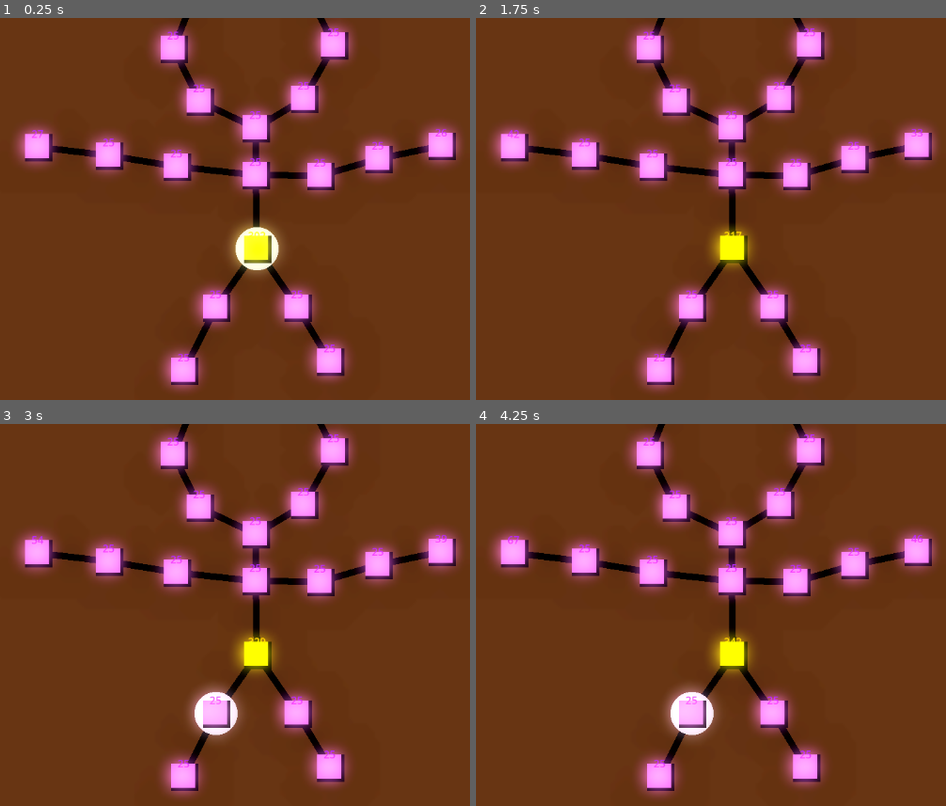
Above: before the commit, frames 1-4 (two rows, left to right).
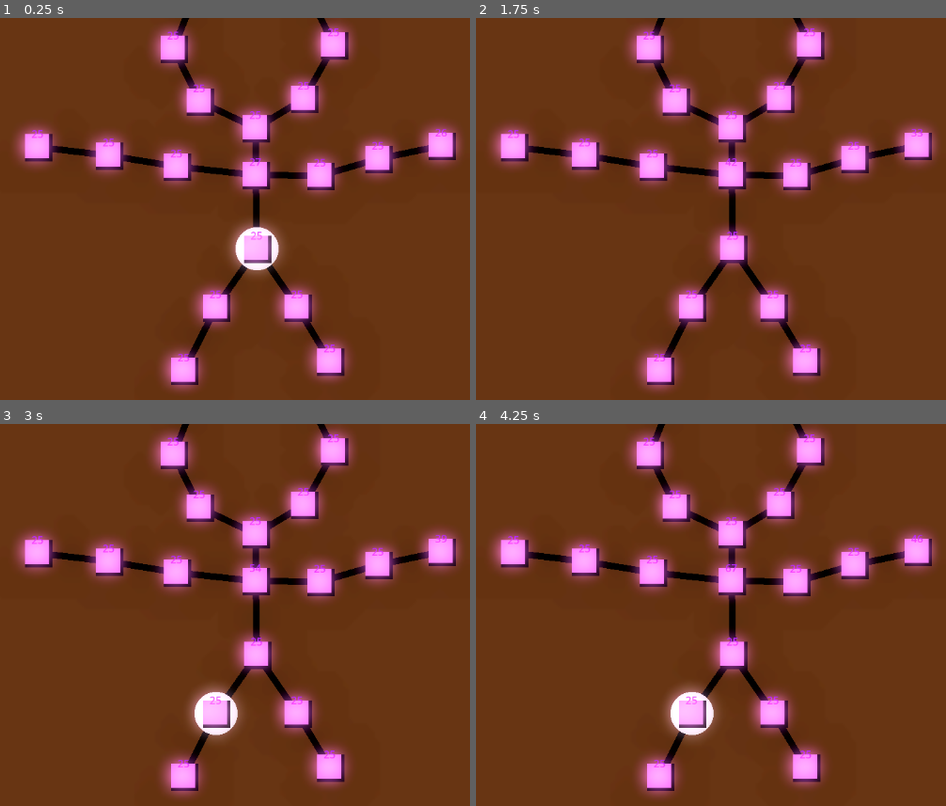
Above: after the commit, the same moments.

Repository: syshotdev/RiskyStrats
Game: Godot game, scene res://main.tscn
Two runs of this game, one before a commit and one after it. Both use one fixed random seed, a clock stepped at 60 frames per second and the inputs below.
Inputs (mouse positions are in pixels of both pictures, inside the frame that each line leads up to):
- Up to frame 1 (0.25 s): no input
- Up to frame 2 (1.75 s): tap Enter at 0.5 s; move the mouse to (899, 209) at 0.52 s; tap Q (Tier1) at 0.6 s; click (899, 209) at 0.67 s; tap Space at 1.25 s; move the mouse to (584, 251) at 1.27 s; tap W (Tier2) at 1.35 s; click (584, 251) at 1.42 s
- Up to frame 3 (3 s): tap Enter at 2 s; move the mouse to (333, 542) at 2.02 s; tap E (Tier3) at 2.1 s; click (333, 542) at 2.17 s; tap Space at 2.75 s; move the mouse to (220, 718) at 2.77 s; tap R (Tier4) at 2.85 s; click (220, 718) at 2.92 s
- Up to frame 4 (4.25 s): tap Enter at 3.5 s; move the mouse to (outside the picture) at 3.52 s; tap Q (Tier1) at 3.6 s; click (outside the picture) at 3.67 s

The runs differ from the first frame. In frame 1, 0.8% of the frame differs, in the area x 8-59%, y 29-66%; in frame 2, 0.9%; in frame 3, 0.9%; in frame 4, 0.9%, in the area x 6-59%, y 29-66%.

Commit message:
Added power plant, I don't know if it works. Will clean up later.

Diff:
--- a/Objects/GameNode/GameNode.gd
+++ b/Objects/GameNode/GameNode.gd
@@ -11,6 +11,7 @@
 @export var unitGenerator : UnitGenerator
 
 var neigbors : Array[GameNode] = [] # Neighboring nodes
+var powerPlants : Dictionary # Neighboring power plants, Key: GameNode, Value: 0
 
 
 func tick(delta):
@@ -40,8 +41,34 @@
 	unitCalculator.addUnit(unit)
 
 
+func addPowerPlant(node : GameNode):
+	powerPlants[node] = 0
+	unitGenerator.calculateEffectiveness()
+
+
+func removePowerPlant(node : GameNode):
+	powerPlants.erase(node)
+	unitGenerator.calculateEffectiveness()
+
+# When neighbor captured,
+func neighborCaptured(node : GameNode):
+	unitGenerator.checkIfCanAddBuffs(node)
+	self.removePowerPlant(node)
+
+
+func selfCaptured():
+	for node in neigbors:
+		node.neighborCaptured(self)
+
+
+func changedToPowerPlant():
+	for node in neigbors:
+		node.addPowerPlant(self)
+
+
 func updateCurrentColor(color : GameColors.colors):
 	currentColor = color
+	selfCaptured()
 
 
 func onUnitGeneratorReady():
--- a/Objects/GameNode/UnitCalculator.gd
+++ b/Objects/GameNode/UnitCalculator.gd
@@ -3,6 +3,8 @@
 # This exists to take less of the load off of the GameNode parent.
 # Calculates unit amounts, and keeps track of units
 
+
+# Sent when captured or "changed colors"
 signal updateColor(color : GameColors.colors)
 
 # For updating display stuff
--- a/Objects/GameNode/UnitGenerator.gd
+++ b/Objects/GameNode/UnitGenerator.gd
@@ -2,7 +2,7 @@
 
 class_name UnitGenerator
 
-signal updateBuildingType(newBuildingType : buildingType)
+signal changedToPowerPlant()
 
 enum buildingType{
 	NONE,
@@ -15,6 +15,10 @@
 
 # Rate default node generates per second
 const genRate : float = 5.0
+
+@export var parent : GameNode
+
+var effectiveness : float = 1 # Multiplier for genRate
 
 # This current building type
 var currentBuildingType : buildingType : set = changeBuildingType
@@ -33,10 +37,28 @@
 
 	return output
 
+# If self is artillery or power plant, then add buff or "add powerplant" to the node given.
+func checkIfCanAddBuffs(node : GameNode):
+	if currentBuildingType != buildingType.REACTOR:
+		return
+
+	# If node is current color, give buff.
+	if node.currentColor == parent.currentColor:
+		node.addPowerPlant(parent)
+	else:
+		node.removePowerPlant(parent)
+
+
+func calculateEffectiveness():
+	var numPowerPlants : int = parent.powerPlants.size()
+	effectiveness = 1 + (0.5 * numPowerPlants)
+
 
 func changeBuildingType(newType : buildingType):
-	#buildingType = newType
 	# Code for switching sprites based on type
 	# Maybe also updating neighbor nodes that they have powerplant next to them
-	updateBuildingType.emit(newType)
 	currentBuildingType = newType
+
+	# If we're a powerplant, send out a signal to update other nodes
+	if(currentBuildingType == buildingType.REACTOR):
+		changedToPowerPlant.emit()
--- a/Objects/GameNode/node.tscn
+++ b/Objects/GameNode/node.tscn
@@ -13,13 +13,13 @@
 
 [node name="GameNode" type="Node2D" node_paths=PackedStringArray("unitCalculator", "unitSender", "unitGenerator")]
 script = ExtResource("1_j8hsk")
-currentBuildingType = 1
 unitCalculator = NodePath("UnitCalculator")
 unitSender = NodePath("UnitSender")
 unitGenerator = NodePath("UnitGenerator")
 
-[node name="UnitGenerator" type="Node" parent="."]
+[node name="UnitGenerator" type="Node" parent="." node_paths=PackedStringArray("parent")]
 script = ExtResource("2_noxmq")
+parent = NodePath("..")
 
 [node name="UnitCalculator" type="Node" parent="."]
 script = ExtResource("2_0yb6h")
@@ -87,8 +87,8 @@
 grow_horizontal = 2
 grow_vertical = 2
 
+[connection signal="changedToPowerPlant" from="UnitGenerator" to="." method="changedToPowerPlant"]
 [connection signal="ready" from="UnitGenerator" to="." method="onUnitGeneratorReady"]
-[connection signal="updateBuildingType" from="UnitGenerator" to="." method="updateCurrentBuildingType"]
 [connection signal="addColorToDisplay" from="UnitCalculator" to="ColorManager" method="updateColorDisplay"]
 [connection signal="changeNodeColor" from="UnitCalculator" to="ColorManager" method="changeColor"]
 [connection signal="ready" from="UnitCalculator" to="." method="onUnitCalculatorReady"]
--- a/Objects/Map/Map.gd
+++ b/Objects/Map/Map.gd
@@ -31,10 +31,6 @@
 
 	for node in nodes:
 		node.addUnit(Unit.new(defaultNodeColor, 25))
-
-	# TEST FOR PAYLOAD SCRIPT, REMOVE LATER
-	if nodes.size() > 0:
-		nodes[0].addUnit(Unit.new(GameColors.colors.YELLOW, 300))
 
 
 # Gets the road's node1 and node2 and sets themselves as neighbors
--- a/Objects/Map/man_map.tscn
+++ b/Objects/Map/man_map.tscn
@@ -13,33 +13,30 @@
 
 [node name="GameNode" parent="Nodes" instance=ExtResource("2_4rc3m")]
 position = Vector2(0, 30)
+currentColor = 7
+currentBuildingType = 4
 
 [node name="GameNode6" parent="Nodes" instance=ExtResource("2_4rc3m")]
 position = Vector2(-2, -83)
-currentBuildingType = 0
+currentBuildingType = 1
 
 [node name="GameNode7" parent="Nodes" instance=ExtResource("2_4rc3m")]
 position = Vector2(-2, -155)
-currentBuildingType = 0
 
 [node name="GameNode18" parent="Nodes" instance=ExtResource("2_4rc3m")]
 position = Vector2(-123, -96)
-currentBuildingType = 0
 
 [node name="GameNode19" parent="Nodes" instance=ExtResource("2_4rc3m")]
 position = Vector2(-227, -113)
-currentBuildingType = 0
 
 [node name="GameNode20" parent="Nodes" instance=ExtResource("2_4rc3m")]
 position = Vector2(-336, -126)
 
 [node name="GameNode15" parent="Nodes" instance=ExtResource("2_4rc3m")]
 position = Vector2(97, -82)
-currentBuildingType = 0
 
 [node name="GameNode16" parent="Nodes" instance=ExtResource("2_4rc3m")]
 position = Vector2(186, -108)
-currentBuildingType = 0
 
 [node name="GameNode17" parent="Nodes" instance=ExtResource("2_4rc3m")]
 position = Vector2(283, -128)
@@ -47,47 +44,36 @@
 
 [node name="GameNode8" parent="Nodes" instance=ExtResource("2_4rc3m")]
 position = Vector2(72, -200)
-currentBuildingType = 0
 
 [node name="GameNode9" parent="Nodes" instance=ExtResource("2_4rc3m")]
 position = Vector2(118, -282)
-currentBuildingType = 0
 
 [node name="GameNode10" parent="Nodes" instance=ExtResource("2_4rc3m")]
 position = Vector2(79, -362)
-currentBuildingType = 0
 
 [node name="GameNode11" parent="Nodes" instance=ExtResource("2_4rc3m")]
 position = Vector2(-2, -394)
-currentBuildingType = 0
 
 [node name="GameNode12" parent="Nodes" instance=ExtResource("2_4rc3m")]
 position = Vector2(-94, -364)
-currentBuildingType = 0
 
 [node name="GameNode13" parent="Nodes" instance=ExtResource("2_4rc3m")]
 position = Vector2(-128, -277)
-currentBuildingType = 0
 
 [node name="GameNode14" parent="Nodes" instance=ExtResource("2_4rc3m")]
 position = Vector2(-88, -196)
-currentBuildingType = 0
 
 [node name="GameNode2" parent="Nodes" instance=ExtResource("2_4rc3m")]
 position = Vector2(62, 120)
-currentBuildingType = 0
 
 [node name="GameNode3" parent="Nodes" instance=ExtResource("2_4rc3m")]
 position = Vector2(112, 203)
-currentBuildingType = 0
 
 [node name="GameNode4" parent="Nodes" instance=ExtResource("2_4rc3m")]
 position = Vector2(-63, 120)
-currentBuildingType = 0
 
 [node name="GameNode5" parent="Nodes" instance=ExtResource("2_4rc3m")]
 position = Vector2(-112, 217)
-currentBuildingType = 0
 
 [node name="Roads" type="Node2D" parent="."]
 
Not shown, added: Text files/PowerPlant.txt
